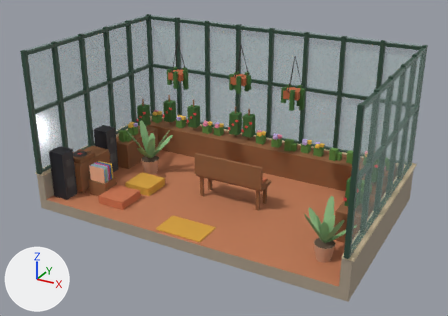
A saved change to the glTF model assets/map-greenhouse.glb.
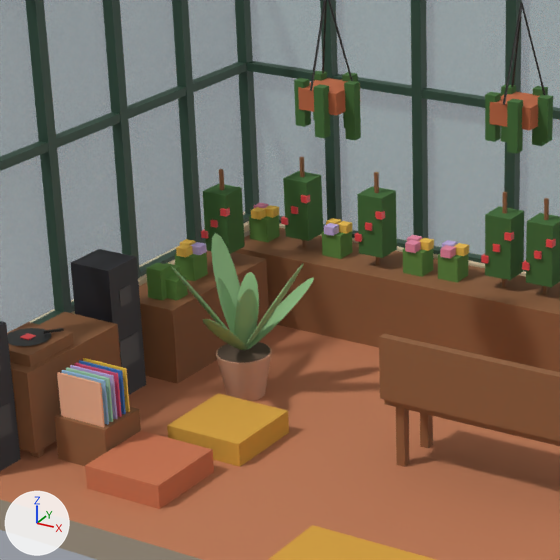
There are two pictures of each version: one whole from a 50 mm camera at (8.28, -7.67, 5.53) aimed at (3.13, 1.69, 0.85), one close up on the part from 16% to 57% of the width and 14% to 72% of the height. Every picture has the same lights, and +X, +Y and +Z are marked at lower left. The older version's two pictures come first. Where no turn or scale is listed for an object, it has been applied to the vertices.

In view in the first close-up: 'Bench', 'Doormat', 'Floor_Slab', 'Greenhouse_Glass', 'Greenhouse_Walls', 'Hanging_Baskets', 'Plant_Stairs', 'Planter_Beds', 'Record_Player'.
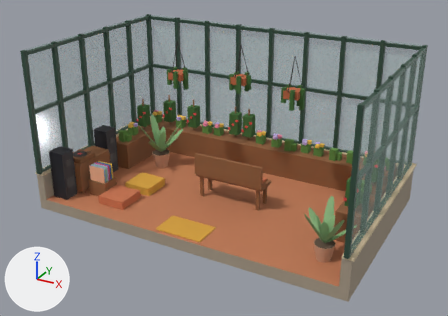
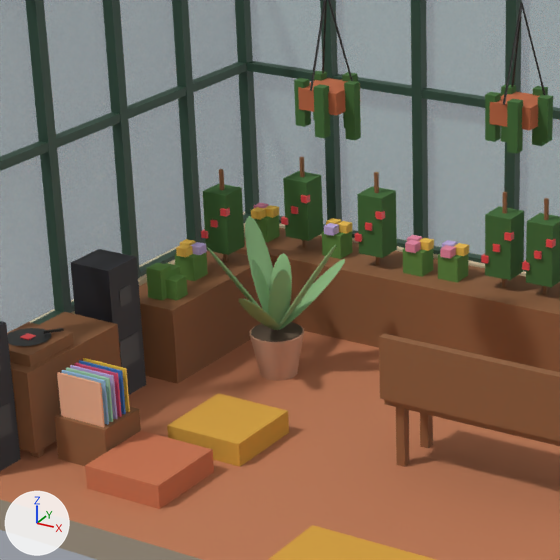
The change, as a list of edits to the scene's bpy script:
```text
Change ob_plant_stairs:
    ob_plant_stairs.location: (1.213, 1.993, 0.002) -> (1.213, 2.393, 0.002)
```

Pixel boxes [x1, y1, x2, y2] of what changed, in the close-ups (560 x 560 px):
'Plant_Stairs', moved
    before: [171, 233, 314, 401]
    after: [207, 216, 345, 380]
